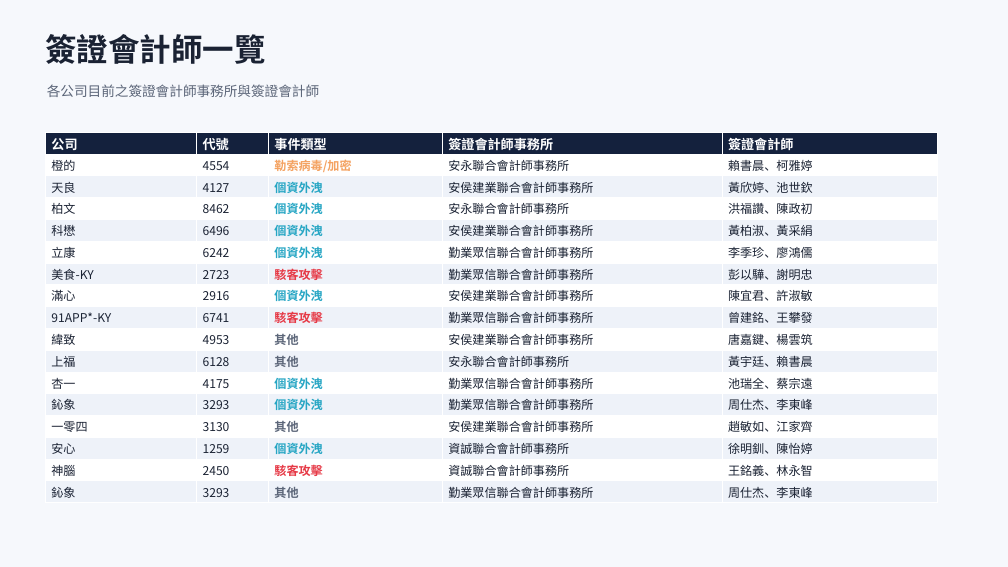
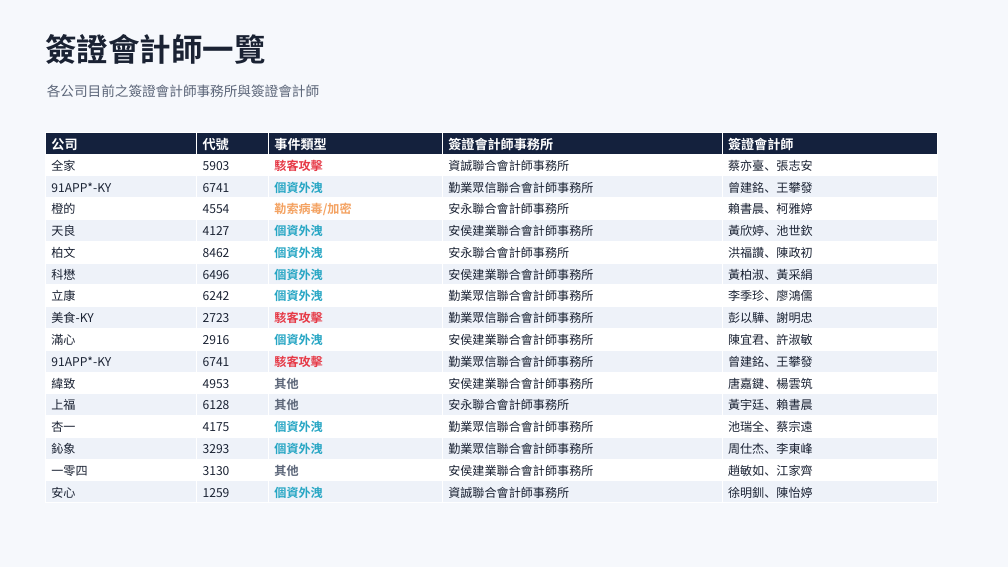
Before and after one commit to Johnnylin77/mops-isec-monitor, a slide deck: slide 4 of 資安事件因應分析.pptx. Drawn at 1008x567 pixels with LibreOffice and Linux fonts; fonts in the diff are those of the drawing. Boxes give left, top, right and bottom in pixels: in the first picture for what was removed or moved away, otherwise in the second. Text is boxed around its words. In the diff, an @@ line names an element or a change of style, - is before the commit and + after.

```diff
--- a/資安事件因應分析.pptx
+++ b/資安事件因應分析.pptx
@@ table at [45,132,938,503] @@
+row 2: 全家 | 5903 | 駭客攻擊 | 資誠聯合會計師事務所 | 蔡亦臺、張志安
+row 3: 91APP*-KY | 6741 | 個資外洩 | 勤業眾信聯合會計師事務所 | 曾建銘、王攀發
-row 16: 神腦 | 2450 | 駭客攻擊 | 資誠聯合會計師事務所 | 王銘義、林永智
-row 17: 鈊象 | 3293 | 其他 | 勤業眾信聯合會計師事務所 | 周仕杰、李東峰
```
Also in this commit, not shown: 7 other slides changed, 2 other files.
